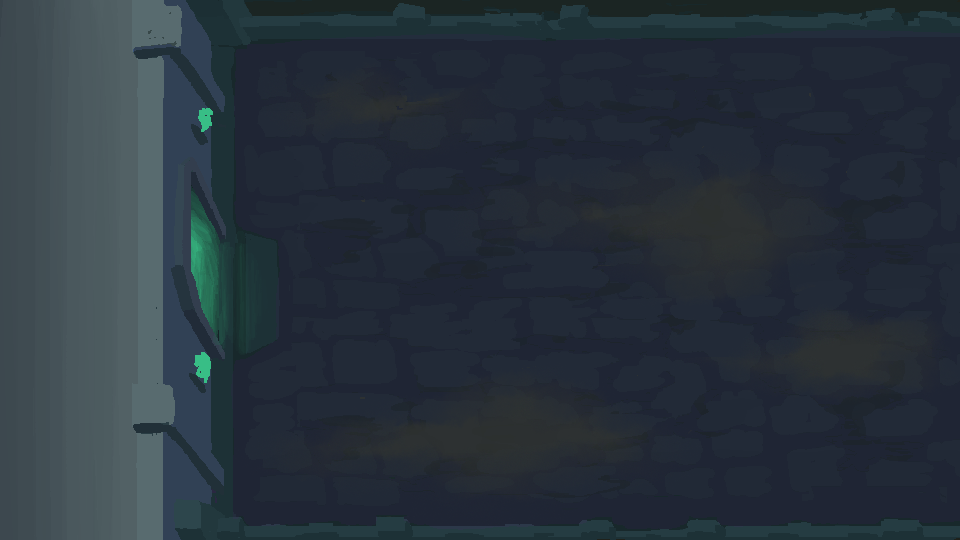
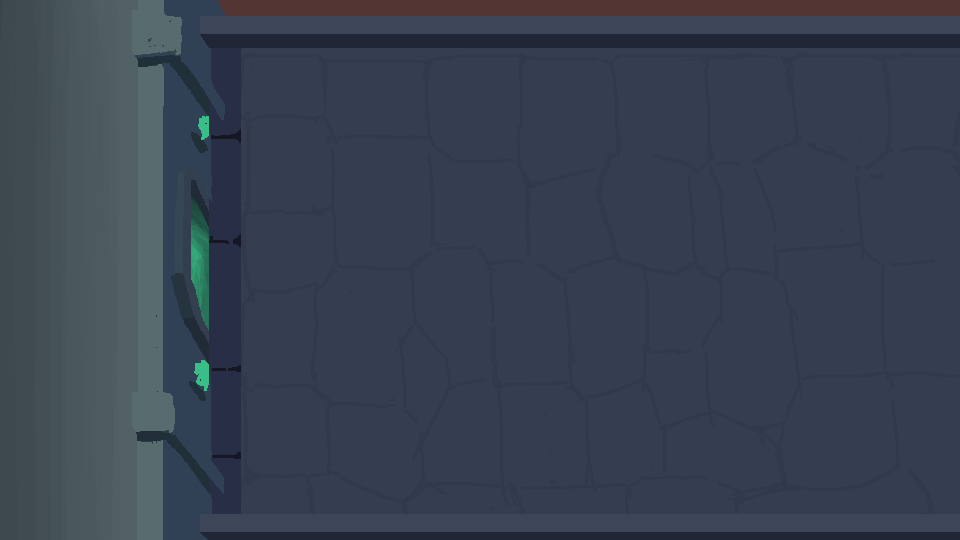
Two versions of the same layered image (960 x 540). Layer-by-layer changes:
painted on "图层 64" over (x1=132, y1=0, x2=138, y2=10)
added layer "图层 79" above "图层 77 拷贝" over (x1=200, y1=514, x2=960, y2=532)
added layer "图层 77 拷贝" above "图层 79 拷贝" over (x1=200, y1=531, x2=960, y2=540)
added layer "图层 79 拷贝" above "图层 77" over (x1=200, y1=16, x2=960, y2=34)
added layer "图层 77" above "图层 67" over (x1=200, y1=25, x2=960, y2=48)
painted on "图层 67" over (x1=134, y1=0, x2=232, y2=540)
removed layer "图层 70" (was 73%) over (x1=225, y1=59, x2=960, y2=535)
removed layer "图层 68" (was 8%) over (x1=244, y1=46, x2=960, y2=506)
removed layer "图层 69" over (x1=233, y1=37, x2=960, y2=529)
added layer "图层 76" above "图层 75" over (x1=207, y1=129, x2=265, y2=459)
added layer "图层 75" above "图层 74" over (x1=208, y1=24, x2=241, y2=540)
added layer "图层 73" (23%) above "图层 72" over (x1=231, y1=34, x2=960, y2=540)
added layer "图层 72" above "图层 63" over (x1=231, y1=33, x2=960, y2=530)
painted on "图层 63" over (x1=132, y1=0, x2=960, y2=540)
added layer "图层 78" above "图层 36" over (x1=184, y1=0, x2=960, y2=58)
